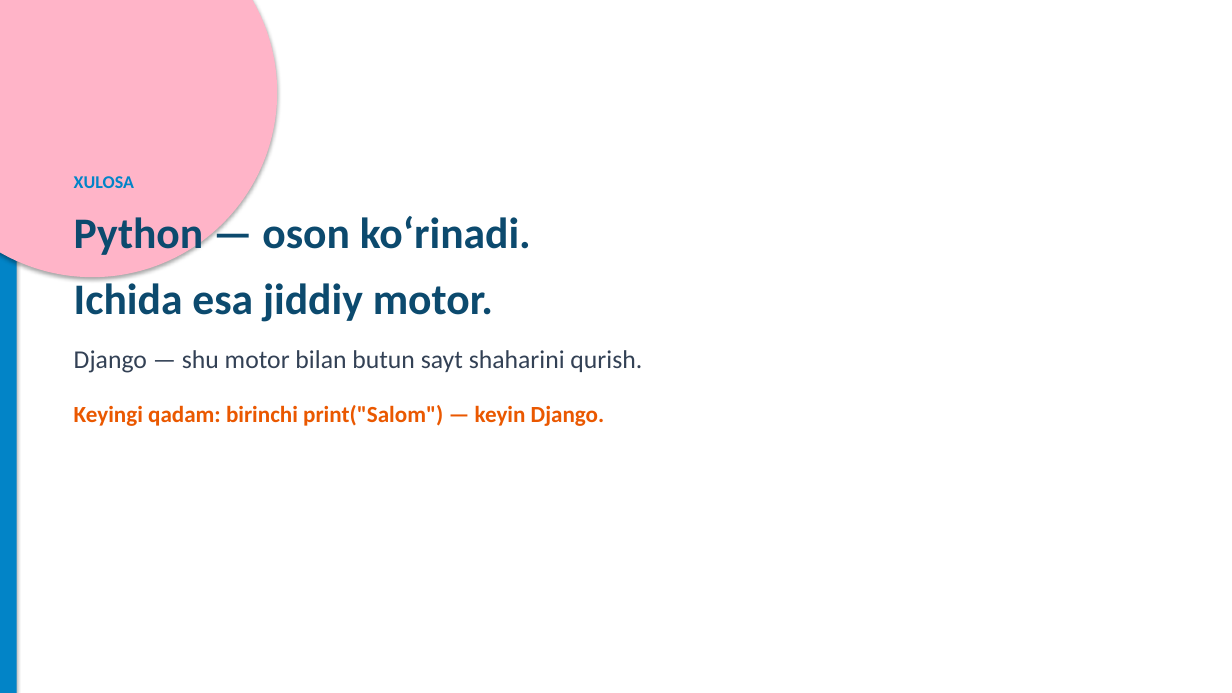
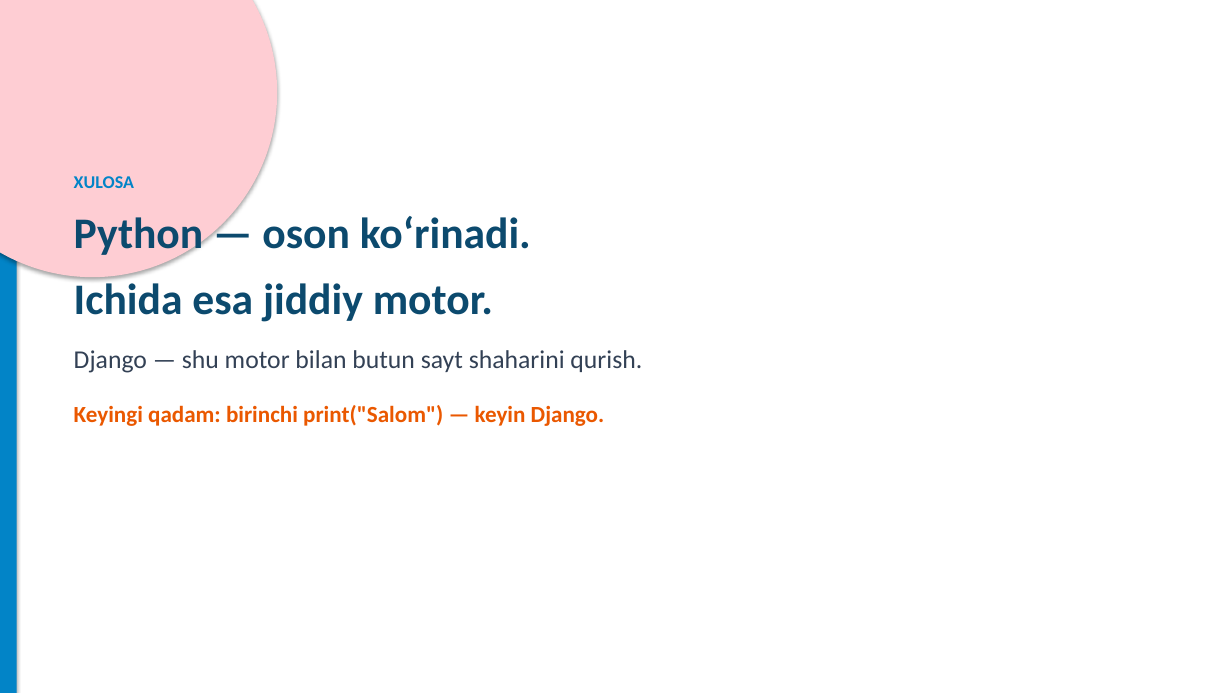
Before and after one commit to DilshodZokirov/bgalaxy-app, a slide deck: slide 20 of python-prezentatsiya/Python-Django-Yorqin.pptx (slide 16 before the commit). Drawn at 1232x693 pixels with LibreOffice and Linux fonts; fonts in the diff are those of the drawing. Boxes give left, top, right and bottom in pixels: in the first picture for what was removed or moved away, otherwise in the second. Text is boxed around its words. In the diff, an @@ line names an element or a change of style, - is before the commit and + after.

```diff
--- a/python-prezentatsiya/Python-Django-Yorqin.pptx
+++ b/python-prezentatsiya/Python-Django-Yorqin.pptx
@@ ellipse at (0, 0, 277, 277): fill #FFB4C8 to #FECDD3 @@
```
Also in this commit, not shown: 1 other slide changed, 6 slides added, 2 slides removed, 3 other files.
